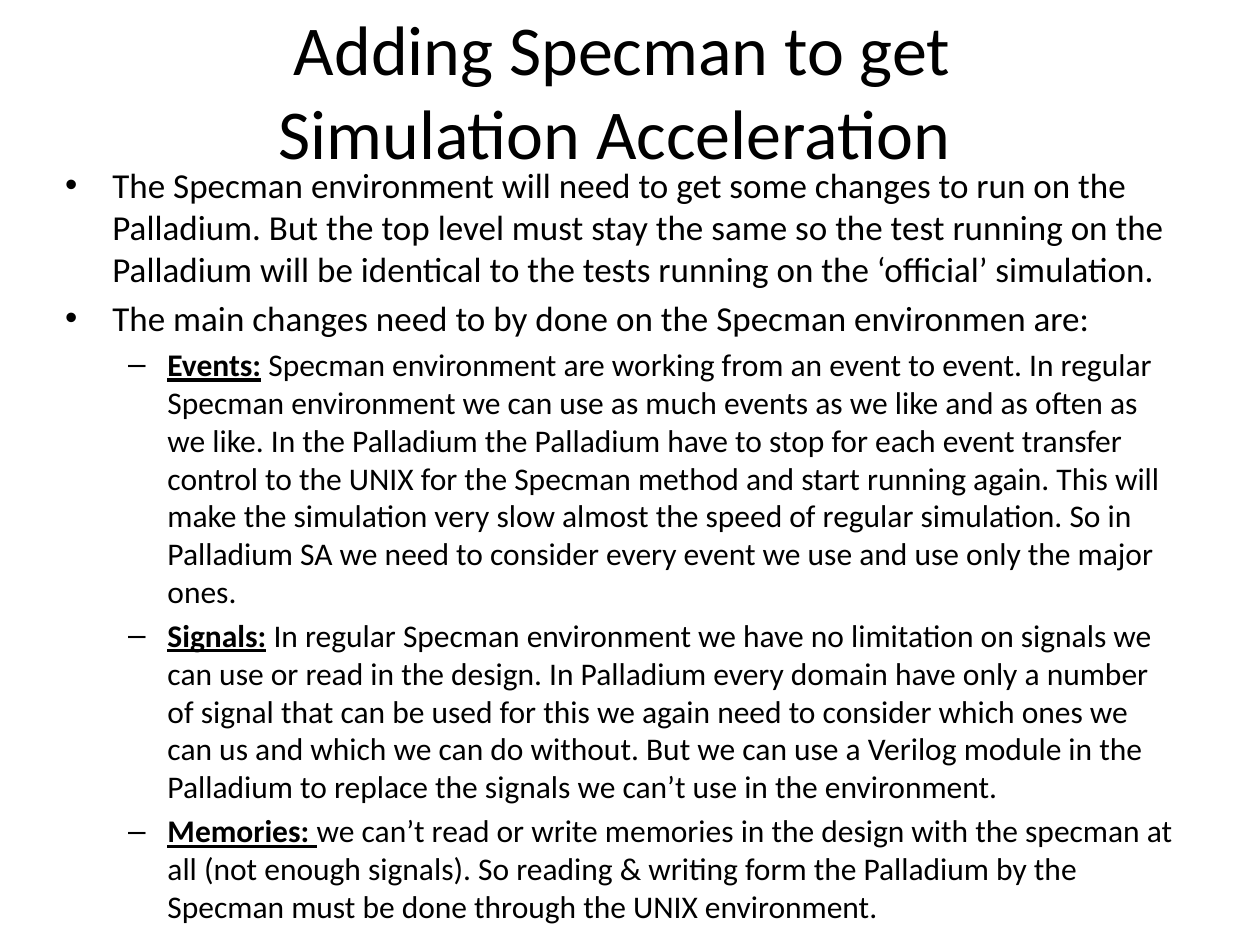
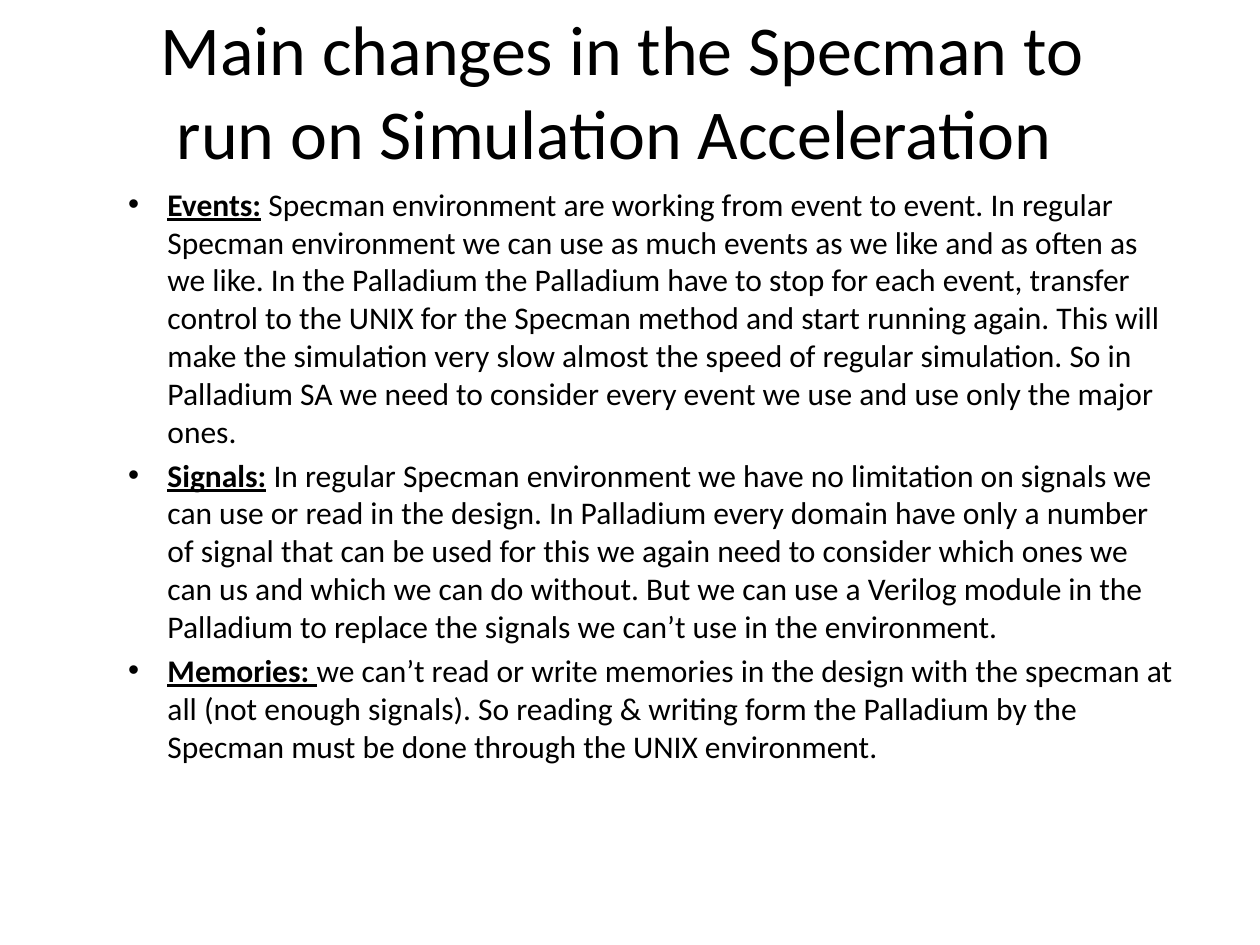
Before and after one commit to zahike/Palladium, a slide deck: slide 5 of Simulation Acceleration tutoria.pptx (slide 4 before the commit). Drawn at 1260x945 pixels with LibreOffice and Linux fonts; fonts in the diff are those of the drawing. Boxes give left, top, right and bottom in pixels: in the first picture for what was removed or moved away, otherwise in the second. Text is boxed around its words. In the diff, an @@ line names an element or a change of style, - is before the commit and + after.

```diff
--- a/Simulation Acceleration tutoria.pptx
+++ b/Simulation Acceleration tutoria.pptx
@@ title at (x1=161, y1=26, x2=1083, y2=160): text changed @@
-Adding Specman to get
-Simulation Acceleration
+Main changes in the Specman to
+run on Simulation Acceleration
@@ text "Events: Specman environment are working ..." moved from (x1=112, y1=173, x2=1172, y2=924) to (x1=167, y1=194, x2=1172, y2=764) @@
@@ text at (x1=167, y1=194, x2=1159, y2=444): text changed @@
-• The Specman environment will need to get some changes to run on the Palladium. But the top level must stay the same so the test running on the Palladium will be identical to the tests running on the ‘official’ simulation.
-• The main changes need to by done on the Specman environmen are:
-  – Events: Specman environment are working from an event to event. In regular Specman environment we can use as much events as we like and as often as we like. In the Palladium the Palladium have to stop for each event transfer control to the UNIX for the Specman method and start running again. This will make the simulation very slow almost the speed of regular simulation. So in Palladium SA we need to consider every event we use and use only the major ones.
+  • Events: Specman environment are working from event to event. In regular Specman environment we can use as much events as we like and as often as we like. In the Palladium the Palladium have to stop for each event, transfer control to the UNIX for the Specman method and start running again. This will make the simulation very slow almost the speed of regular simulation. So in Palladium SA we need to consider every event we use and use only the major ones.
@@ text at (x1=167, y1=465, x2=1172, y2=764): bullet – to • @@
```
Also in this commit, not shown: 6 other slides changed, 2 slides added, 1 other file.
